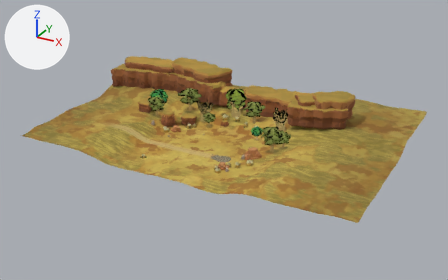
One commit to the glTF model godot/assets/atia/arena_v2/savannah/savannah_arena.glb: the scene before it, then after it.
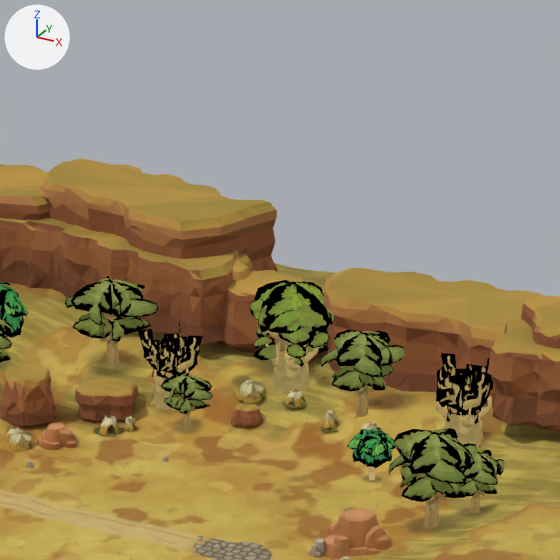
Old and new are each drawn whole from a 50 mm camera at (74.2, -124.7, 66.6) aimed at (0.3, 9.8, -0.6) and again close up on the part from 36% to 68% of the width and 6% to 57% of the height. Every picture has the same lights, and +X, +Y and +Z are marked at upper left. The older version's two pictures come first. Where no turn or scale is listed for an object, it has been applied to the vertices.

The older version as bpy lines, for what is in view:
```python
ob_p_savannah_04_tree_c = bpy.data.objects.new('P_savannah_04_tree_c', me_k_savannah_tree_c_001)
ob_p_savannah_04_tree_c.location = (-2.0, 21.0, 2.07)
ob_p_savannah_05_tree_a = bpy.data.objects.new('P_savannah_05_tree_a', me_k_savannah_tree_a_001)
ob_p_savannah_05_tree_a.location = (4.5, 19.5, 1.43)
ob_p_savannah_05_tree_a.rotation_euler = (0.0, 0.0, -2.793)  # degrees (0, 0, -160)
ob_p_savannah_05_tree_a.scale = (0.741, 0.741, 0.741)
ob_p_savannah_09_tree_a = bpy.data.objects.new('P_savannah_09_tree_a', me_k_savannah_tree_a_001)
ob_p_savannah_09_tree_a.location = (-7.0, 14.5, 0.06)
ob_p_savannah_09_tree_a.rotation_euler = (0.0, 0.0, 1.047)  # degrees (0, 0, 60)
ob_p_savannah_09_tree_a.scale = (0.479, 0.479, 0.479)
ob_p_savannah_12_ledge_b = bpy.data.objects.new('P_savannah_12_ledge_b', me_kc_ledge_b_002)
ob_p_savannah_12_ledge_b.location = (-3.0, 16.2, 0.72)
ob_p_savannah_26_grass_a = bpy.data.objects.new('P_savannah_26_grass_a', me_k_savannah_grass_a_001)
ob_p_savannah_26_grass_a.location = (-3.8, 18.2, 1.7)
ob_p_savannah_26_grass_a.rotation_euler = (0.0, 0.0, 1.571)  # degrees (0, 0, 90)
ob_p_savannah_26_grass_a.scale = (0.508, 0.508, 0.508)
ob_p_savannah_27_grass_b = bpy.data.objects.new('P_savannah_27_grass_b', me_k_savannah_grass_b_001)
ob_p_savannah_27_grass_b.location = (-0.6, 19.0, 1.66)
ob_p_savannah_27_grass_b.rotation_euler = (0.0, 0.0, 0.175)  # degrees (0, 0, 10)
ob_p_savannah_27_grass_b.scale = (0.478, 0.478, 0.478)
ob_p_savannah_28_grass_c = bpy.data.objects.new('P_savannah_28_grass_c', me_k_savannah_grass_c_001)
ob_p_savannah_28_grass_c.location = (3.0, 17.6, 1.0)
ob_p_savannah_28_grass_c.rotation_euler = (0.0, 0.0, -1.047)  # degrees (0, 0, -60)
ob_p_savannah_28_grass_c.scale = (0.477, 0.477, 0.477)
# also in view: 'P_savannah_07_tree_b' at (13.0, 18.0, 4.7); 'P_savannah_01_mesa_b' at (-7.3, 26.2, 6.1); 'P_savannah_02_ridge' at (8.0, 27.5, 5.3); 'P_savannah_00_mesa_wide' at (-27.0, 27.0, 8.5); 'P_savannah_19_tree_b' at (-9.5, 16.5, 3.7)
```
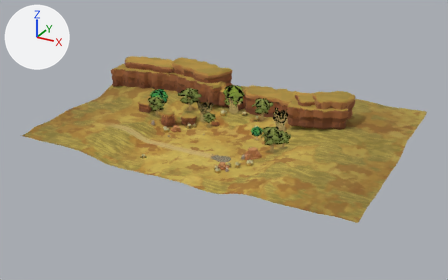
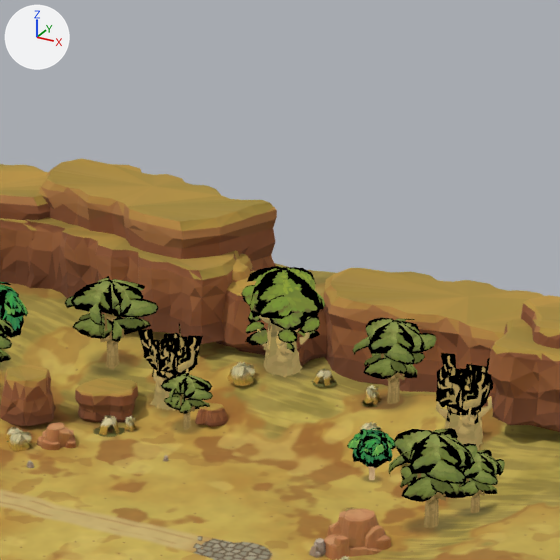
Where the change shows, as pixel boxes (x1, y1, x2, y2) in the close-ups (560 x 560 px):
'P_savannah_04_tree_c', moved
    before: (249, 280, 334, 394)
    after: (241, 266, 325, 377)
'P_savannah_05_tree_a', moved
    before: (320, 330, 405, 418)
    after: (353, 317, 436, 404)
'P_savannah_12_ledge_b', moved
    before: (230, 403, 264, 428)
    after: (195, 403, 228, 427)
'P_savannah_26_grass_a', moved
    before: (235, 379, 265, 404)
    after: (228, 362, 256, 386)
'P_savannah_27_grass_b', moved
    before: (283, 389, 308, 408)
    after: (312, 369, 337, 387)
'P_savannah_28_grass_c', moved
    before: (321, 410, 339, 432)
    after: (362, 385, 381, 407)

Patch to the scene script:
```diff
--- a/godot/assets/atia/arena_v2/savannah/savannah_arena.glb.py
+++ b/godot/assets/atia/arena_v2/savannah/savannah_arena.glb.py
@@ ob_p_savannah_04_tree_c @@
 ob_p_savannah_04_tree_c = bpy.data.objects.new('P_savannah_04_tree_c', me_k_savannah_tree_c_001)
-ob_p_savannah_04_tree_c.location = (-2.0, 21.0, 2.07)
+ob_p_savannah_04_tree_c.location = (-3.5, 22.5, 2.46)
@@ ob_p_savannah_05_tree_a @@
 ob_p_savannah_05_tree_a = bpy.data.objects.new('P_savannah_05_tree_a', me_k_savannah_tree_a_001)
-ob_p_savannah_05_tree_a.location = (4.5, 19.5, 1.43)
+ob_p_savannah_05_tree_a.location = (6.0, 21.5, 1.97)
 ob_p_savannah_05_tree_a.rotation_euler = (0.0, 0.0, -2.793)  # degrees (0, 0, -160)
@@ ob_p_savannah_12_ledge_b @@
 ob_p_savannah_12_ledge_b = bpy.data.objects.new('P_savannah_12_ledge_b', me_kc_ledge_b_002)
-ob_p_savannah_12_ledge_b.location = (-3.0, 16.2, 0.72)
+ob_p_savannah_12_ledge_b.location = (-5.5, 15.5, 0.54)
@@ ob_p_savannah_26_grass_a @@
 ob_p_savannah_26_grass_a = bpy.data.objects.new('P_savannah_26_grass_a', me_k_savannah_grass_a_001)
-ob_p_savannah_26_grass_a.location = (-3.8, 18.2, 1.7)
+ob_p_savannah_26_grass_a.location = (-5.2, 19.5, 2.34)
 ob_p_savannah_26_grass_a.rotation_euler = (0.0, 0.0, 1.571)  # degrees (0, 0, 90)
@@ ob_p_savannah_27_grass_b @@
 ob_p_savannah_27_grass_b = bpy.data.objects.new('P_savannah_27_grass_b', me_k_savannah_grass_b_001)
-ob_p_savannah_27_grass_b.location = (-0.6, 19.0, 1.66)
+ob_p_savannah_27_grass_b.location = (0.2, 22.0, 2.39)
 ob_p_savannah_27_grass_b.rotation_euler = (0.0, 0.0, 0.175)  # degrees (0, 0, 10)
@@ ob_p_savannah_28_grass_c @@
 ob_p_savannah_28_grass_c = bpy.data.objects.new('P_savannah_28_grass_c', me_k_savannah_grass_c_001)
-ob_p_savannah_28_grass_c.location = (3.0, 17.6, 1.0)
+ob_p_savannah_28_grass_c.location = (4.6, 21.0, 2.03)
 ob_p_savannah_28_grass_c.rotation_euler = (0.0, 0.0, -1.047)  # degrees (0, 0, -60)
```
